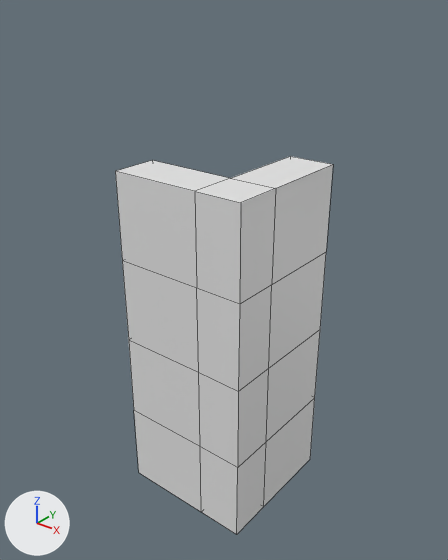
The FBX model Cor Umbra 2.0/Assets/_Dev/Jow/Objects/FBX_01/Arquitetura/SM_BLD_WALL_OUTCONER_01_002.fbx as it was, and as the next commit left it.
Rendered twice from a 50 mm camera at (2.54, -3.3, 4.32) aimed at (-0.42, 0.4, 2.03). Every picture has the same lights, and +X, +Y and +Z are marked at lower left. The picture after the commit comes second. Mesh edges are drawn as thin lines. Where no turn or scale is listed for an object, it has been applied to the vertices.

Script lines for the objects in view, before the commit:
```python
me_plane_113 = bpy.data.meshes.new('Plane.113')
me_plane_113.from_pydata(...)  # 40 vertices, 38 faces; spans x -1.0..0.2, y -0.2..1.0, z 0.0..3.0
ob_sm_bld_wall_outconer_01_002 = bpy.data.objects.new('SM_BLD_WALL_OUTCONER_01.002', me_plane_113)
ob_sm_bld_wall_outconer_01_002.location = (0.0, 0.0, 0.0)
```
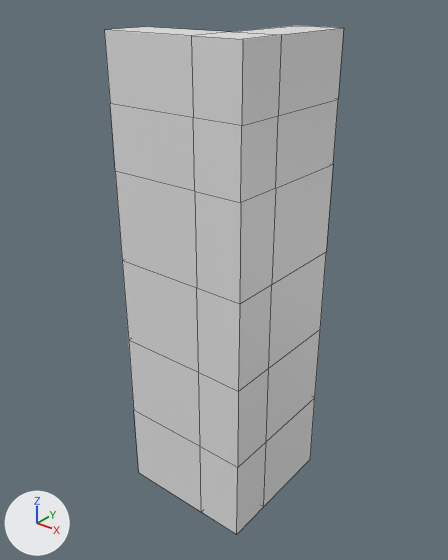
Changed parts and their boxes [x1, y1, x2, y2] in the pictures (448 x 560 px):
'SM_BLD_WALL_OUTCONER_01.002', reshaped (10% wider, 34% taller)
    before: [115, 156, 333, 534]
    after: [104, 26, 344, 534]
part 1 of me_plane_113, built on
    before: [117, 156, 333, 203]
    after: [104, 26, 344, 203]

What the commit changed:
Material 'M_WALL_01' (mat_m_wall_01) is new.
Its base color is (0.8, 0.8, 0.8) (white #e7e7e7).
me_plane_113 is used by ob_sm_bld_wall_outconer_01_002; location (0.0, 0.0, 0.0).
me_plane_113 had 40 vertices, 38 faces and spanned x -1.0..0.2, y -0.2..1.0, z 0.0..3.0.
me_plane_113 now has 56 vertices, 54 faces and spans x -1.0..0.2, y -0.2..1.0, z 0.0..4.0.
Part 1, on me_plane_113:
3 faces are deleted.
8 new vertices lie (0.0, 0.0, 0.5) away from vertices in x -1.0..0.2, y -0.2..1.0, z 3.0.
8 new vertices lie (0.0, 0.0, 0.5) away from vertices in x -1.0..0.2, y -0.2..1.0, z 3.5.
19 new faces join them.
me_plane_113 gains material mat_m_wall_01 (white #e7e7e7).
